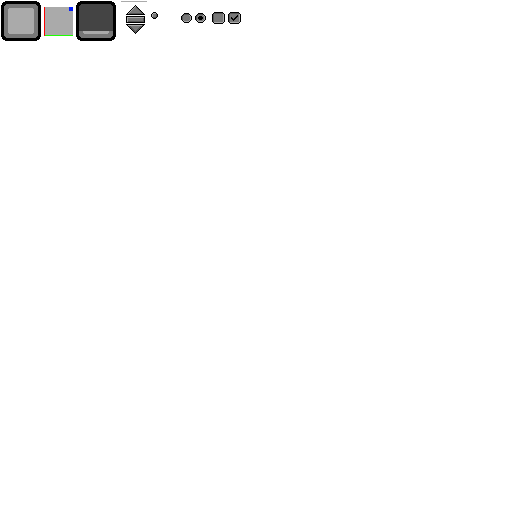
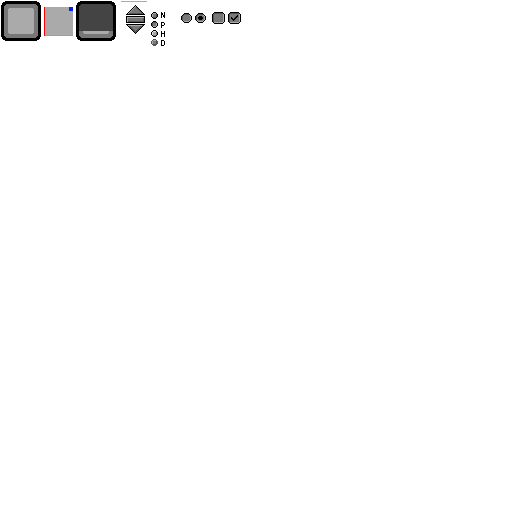
Revision of a layered 512×512 image; what changed, layer by layer:
painted on "Background" over [151, 12, 165, 46]
